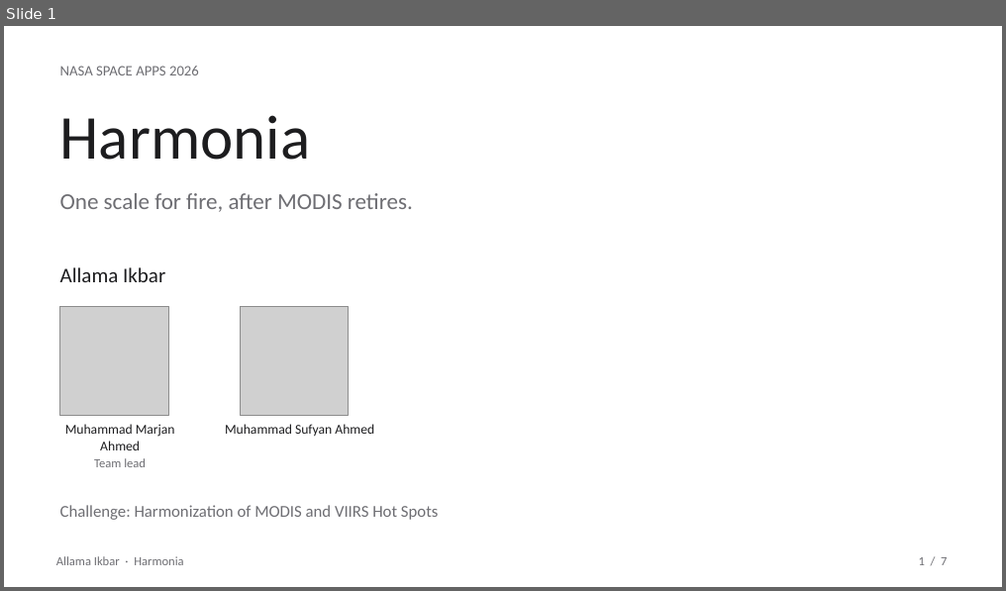
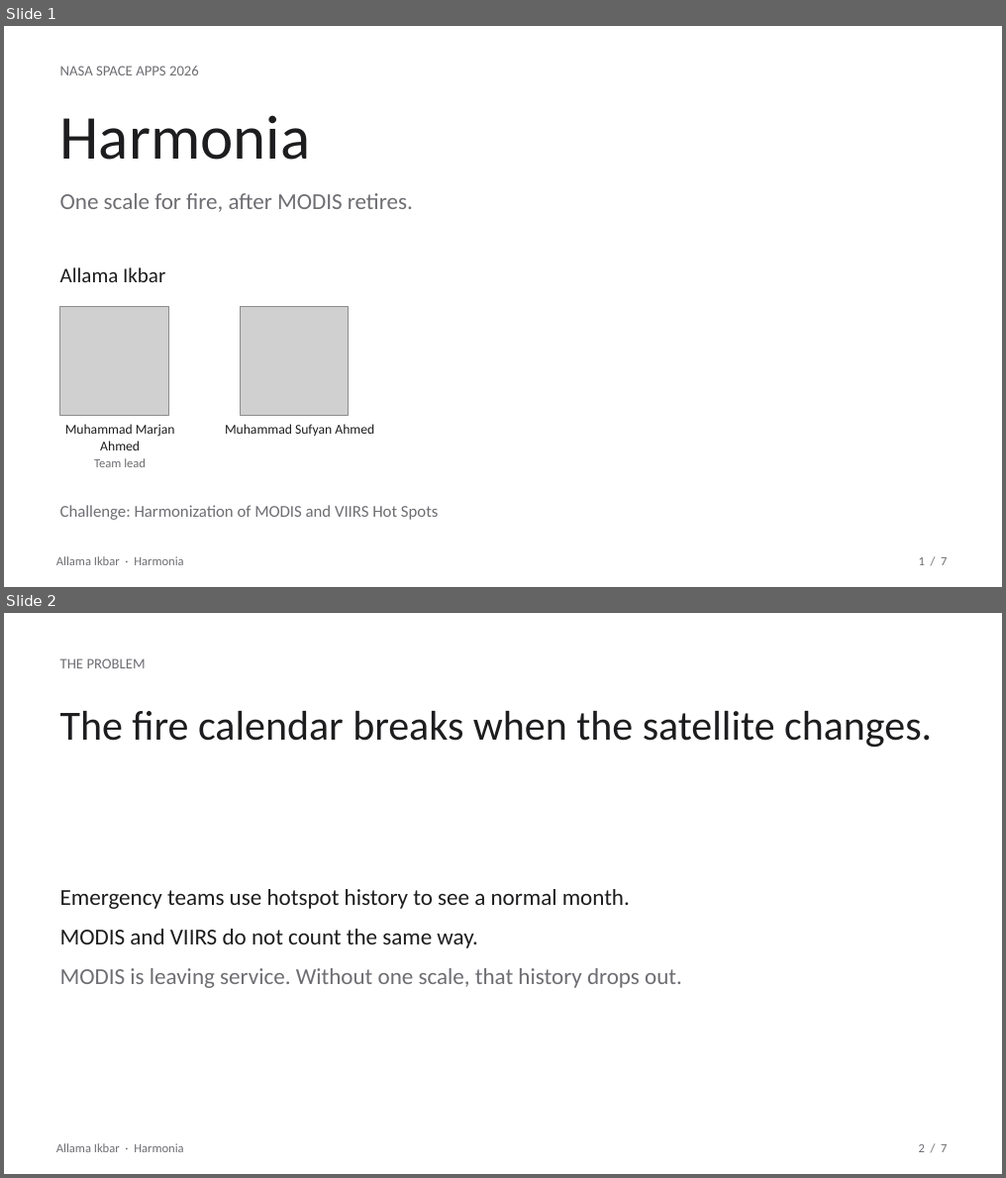
Before and after one commit to marjan-ahmed/harmonia-nsac26, a slide deck: public/Harmonia-Allama-Ikbar.pptx. Shown one above the other, each under a label of ours: slide 1 before the commit, slides 1 and 2 after it. The pictures are 1006x591 and 1006x1178 pixels, drawn with LibreOffice and Linux fonts; fonts in the diff are those of the drawing; grey boxes stand for pictures. Boxes give left, top, right and bottom in pixels: in the first picture for what was removed or moved away, otherwise in the second. Text is boxed around its words. In the diff, an @@ line names an element or a change of style, - is before the commit and + after.

Commit message:
Retell the pitch as problem, solution, proof, and impact.

```diff
--- a/public/Harmonia-Allama-Ikbar.pptx
+++ b/public/Harmonia-Allama-Ikbar.pptx
@@ slide 2 added at [4,613,1002,1174], background #FFFFFF @@
@@ text added at [60,659,146,668], 14 pt, text #6E6E73 @@
+THE PROBLEM
@@ text added at [60,711,932,748], 40 pt, text #1D1D1F @@
+The fire calendar breaks when the satellite changes.
@@ text added at [60,889,682,988], 22 pt, text #1D1D1F @@
+Emergency teams use hotspot history to see a normal month.
+MODIS and VIIRS do not count the same way.
+MODIS is leaving service. Without one scale, that history drops out.
@@ text added at [56,1144,183,1153], 12 pt, text #6E6E73 @@
+Allama Ikbar · Harmonia
@@ text added at [919,1145,946,1153], 12 pt, text #6E6E73 @@
+2 / 7
```
Also in this commit, not shown: 3 slides changed, 2 other slides added, 3 slides removed, 2 other files.
